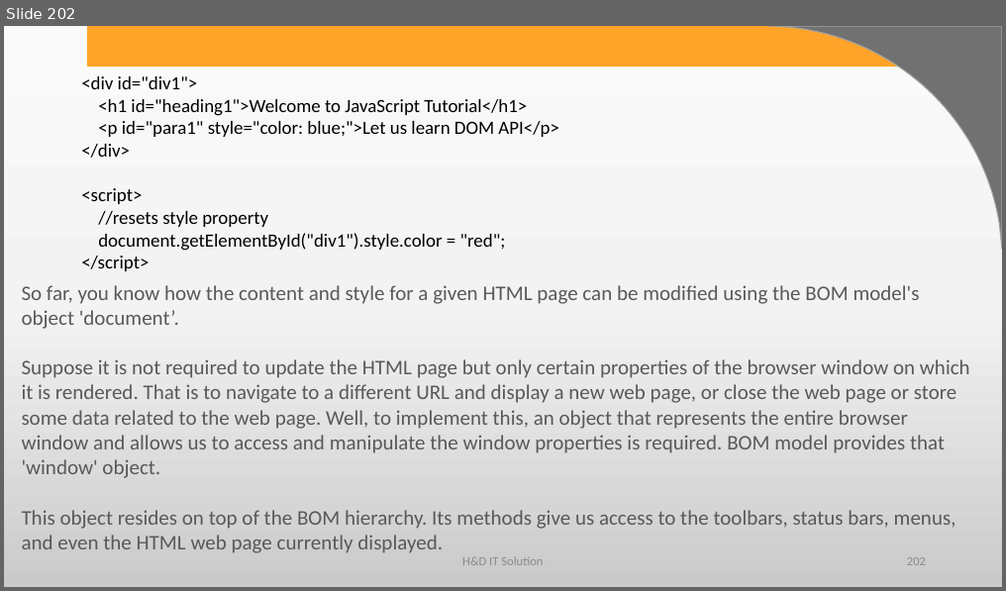
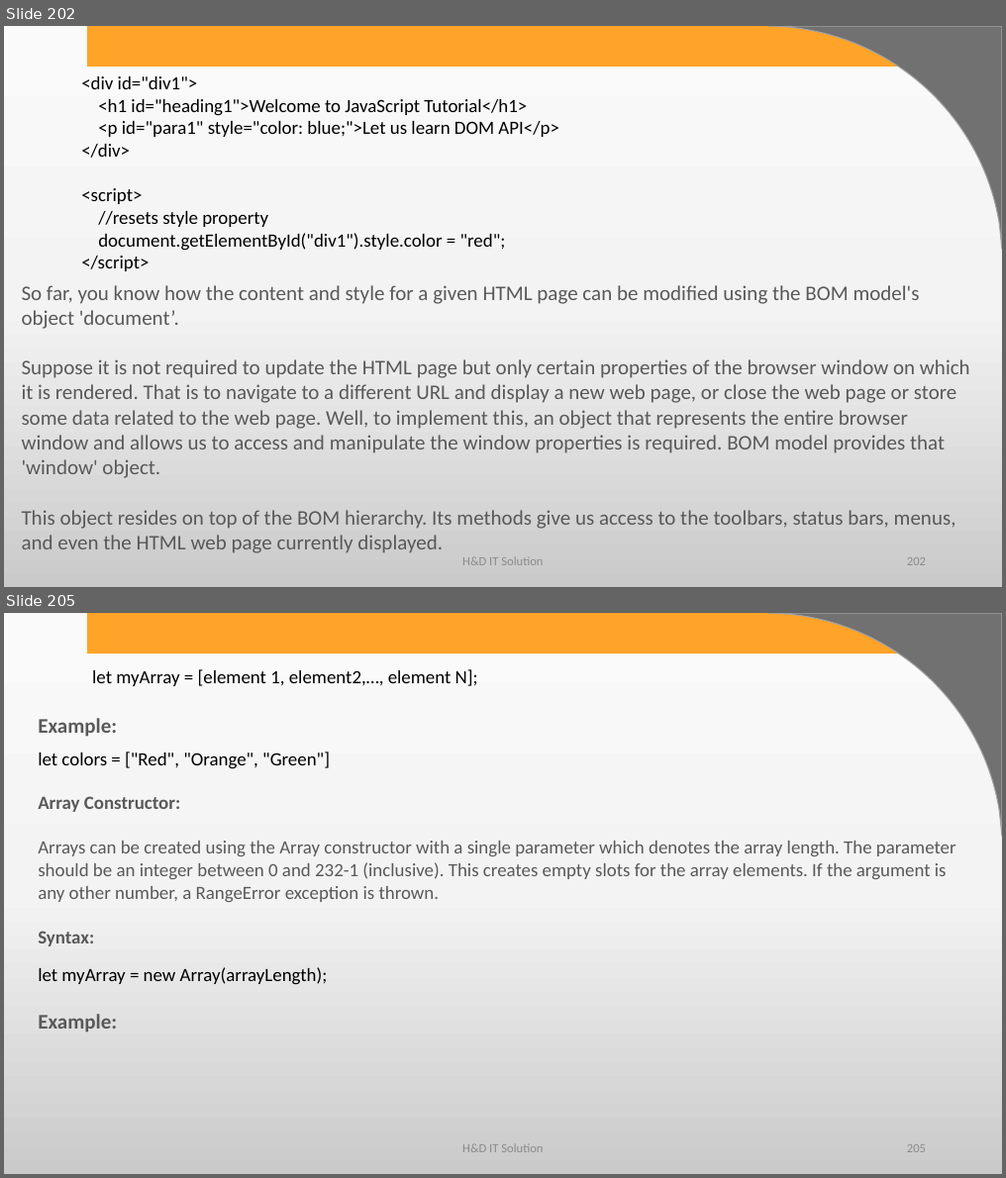
Before and after one commit to harshadasawant/javascript, a slide deck: ppt/JavaScript.pptx. Shown one above the other, each under a label of ours: slide 202 before the commit, slides 202 and 205 after it; the slides between them are not shown. The pictures are 1006x591 and 1006x1178 pixels, drawn with LibreOffice and Linux fonts; fonts in the diff are those of the drawing; background and template pictures are left out. Boxes give left, top, right and bottom in pixels: in the first picture for what was removed or moved away, otherwise in the second. Text is boxed around its words. In the diff, an @@ line names an element or a change of style, - is before the commit and + after.

Commit message:
array

```diff
--- a/ppt/JavaScript.pptx
+++ b/ppt/JavaScript.pptx
@@ slide 205 added at (x1=4, y1=613, x2=1002, y2=1174), background gradient #FBFBFB to #F4F4F4 to #CBCBCB; not listed: 2 template elements that a slide beside it also shows @@
@@ text added at (x1=92, y1=669, x2=478, y2=686), 18 pt, text #000000 @@
+let myArray = [element 1, element2,…, element N];
@@ text added at (x1=38, y1=718, x2=117, y2=737), 20 pt, text #595959, bold @@
+Example:
@@ text added at (x1=38, y1=752, x2=330, y2=769), 18 pt, text #000000 @@
+let colors = ["Red", "Orange", "Green"]
@@ text added at (x1=38, y1=796, x2=956, y2=947), 18 pt, text #595959 @@
+Array Constructor:
+Arrays can be created using the Array constructor with a single parameter which denotes the array length. The parameter should be an integer between 0 and 232-1 (inclusive). This creates empty slots for the array elements. If the argument is any other number, a RangeError exception is thrown.
+Syntax:
@@ text added at (x1=38, y1=967, x2=328, y2=985), 18 pt, text #000000 @@
+let myArray = new Array(arrayLength);
@@ text added at (x1=38, y1=1014, x2=117, y2=1033), 20 pt, text #595959, bold @@
+Example:
@@ text added at (x1=462, y1=1145, x2=543, y2=1153), 12 pt, text #8C8C8C @@
+H&D IT Solution
@@ page number added at (x1=907, y1=1145, x2=926, y2=1153), 12 pt, text #8C8C8C @@
+205
```
Also in this commit, not shown: 23 other slides added, 1 other file.
